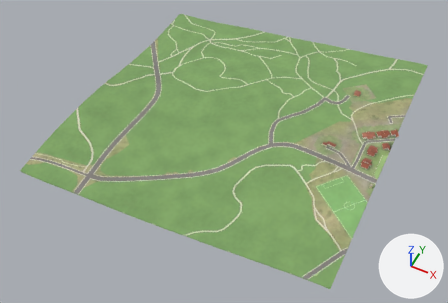
An edit to the glTF model public/tiles/noroeste/t_1_1.glb, drawn before and after from the same camera.
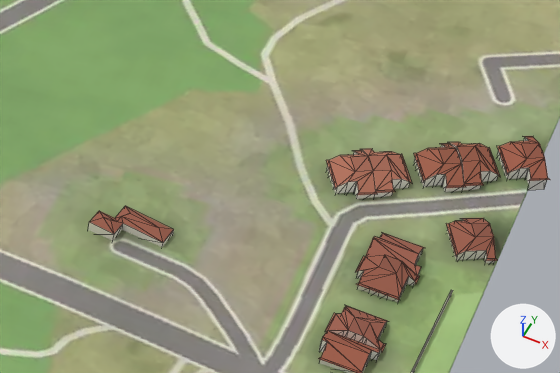
Old and new are each drawn whole from a 50 mm camera at (-4619.0, 1504.0, 902.0) aimed at (-4926.0, 2118.0, 136.0) and again close up on the part from 69% to 89% of the width and 35% to 56% of the height. Arrows for +X, +Y and +Z are at lower right; the lights stay in place. The last two pictures show the newer version. The close-ups show mesh edges as thin lines. Where no turn or scale is listed for an object, it has been applied to the vertices. Vertices at exactly the same position are counted once.

Objects in the first close-up: 'buildings', 'terrain'.
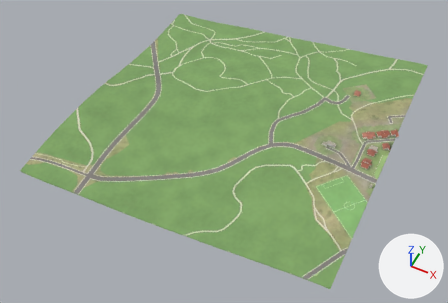
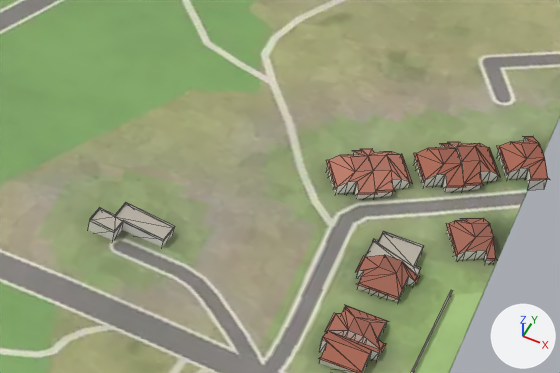
Pixel boxes [x1, y1, x2, y2] of what changed, in the close-ups (560 x 373 px; the box of a moved part takes in the faces that stretch with it):
part 1 of me_buildings, moved or reshaped
    both: [88, 137, 545, 277]
part 2 of me_buildings, moved or reshaped
    both: [322, 331, 372, 372]
part 3 of me_buildings, recoloured
    both: [101, 142, 548, 373]

Patch to the scene script:
```diff
--- a/public/tiles/noroeste/t_1_1.glb.py
+++ b/public/tiles/noroeste/t_1_1.glb.py
@@ me_buildings @@
 # used by ob_buildings; location = (-4721.3, 2191.1, 201.8)
-me_buildings.from_pydata(...)  # 595 vertices, 683 faces; spans x -51.0..51.0, y -99.0..99.0, z -9.0..9.0
+me_buildings.from_pydata(...)  # 589 vertices, 683 faces; spans x -51.0..51.0, y -99.0..99.0, z -9.0..9.0
+# me_buildings part 1
+# 21 vertices are removed from x -51.0..28.0, y -46.0..-24.0, z 1.0..7.0
+# 122 faces are deleted
+# 4 vertices in x -50.0..-31.0, y -47.0..-37.0, z 1.0 move by (0.0, 0.0, 2.0)
+# 5 vertices move from x -42.0..18.0, y -40.0..-23.0, z 3.0..6.0 to x -44.0..18.0, y -37.0..-23.0, z 2.0..6.0
+# 19 vertices are added at x -51.0..30.0, y -47.0..-19.0, z 2.0..6.0
+# 124 new faces join them
+# me_buildings part 2
+# 21 faces are deleted
+# 21 new faces join them
+# me_buildings part 3: 527 kept faces spanning x -51.0..51.0, y -99.0..99.0, z -9.0..9.0 get new vertex colours
+# other edits to the shape of me_buildings do not show in these pictures
 me_buildings.materials.append(mat_buildings)
```
